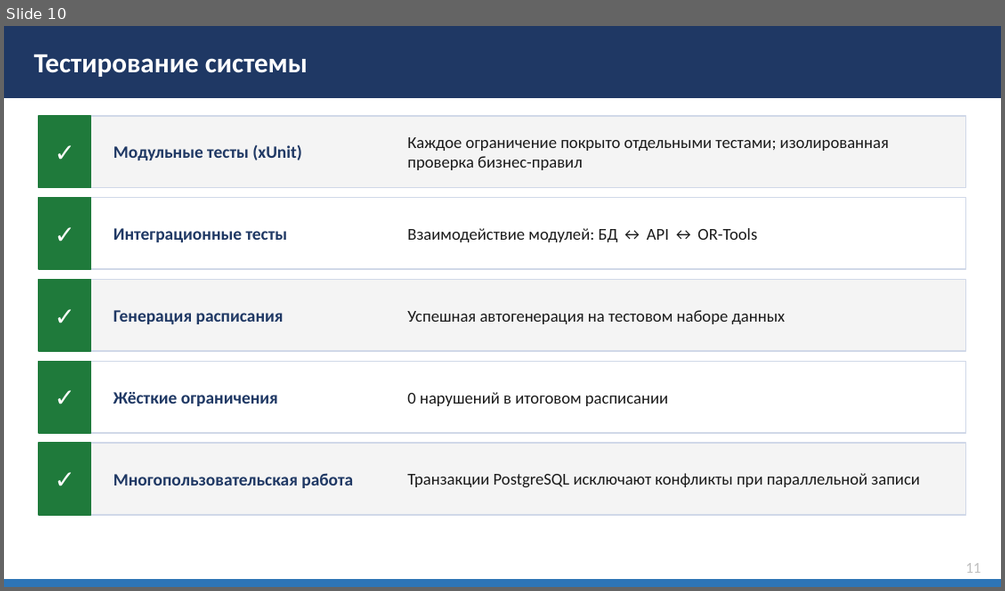
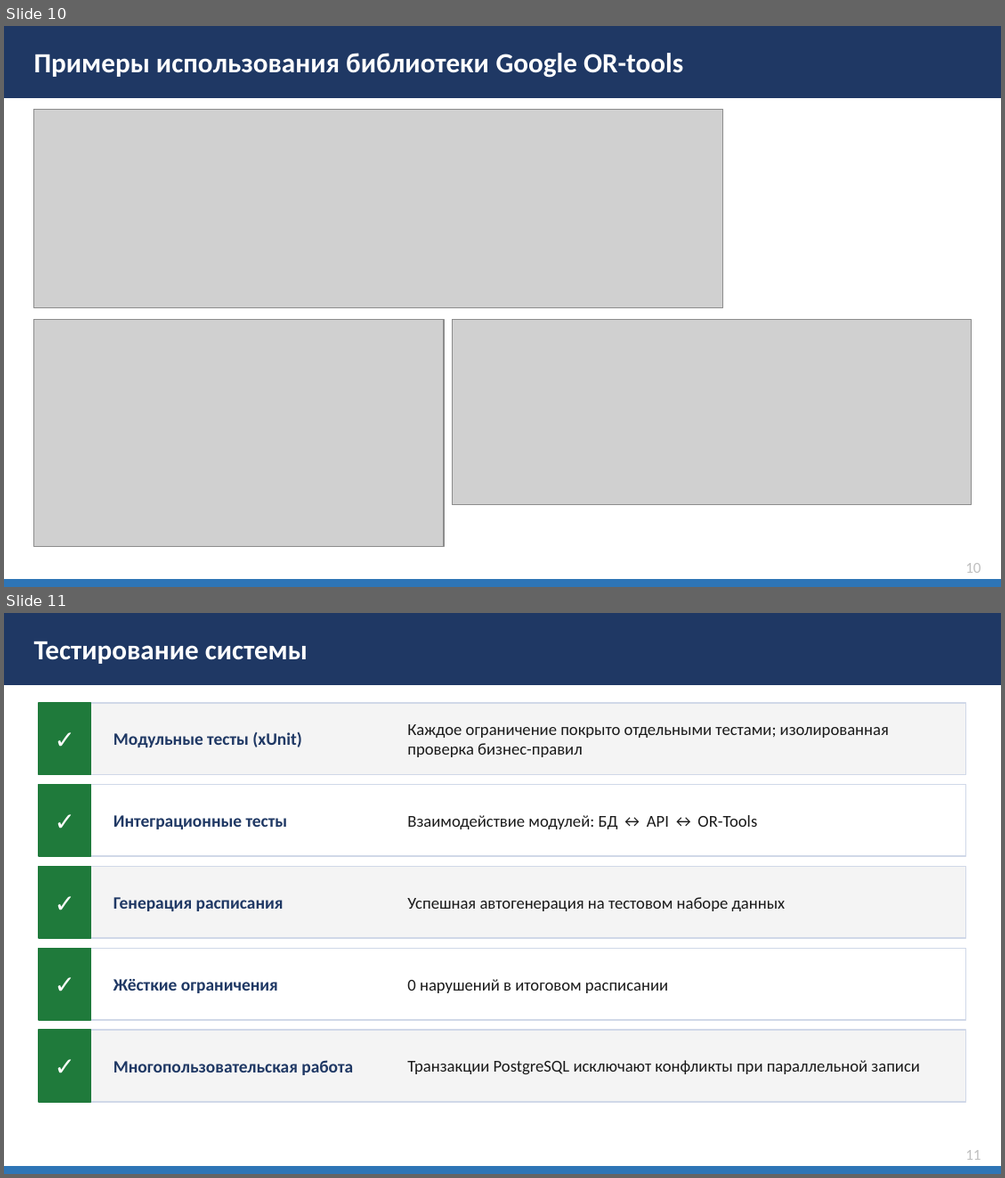
Before and after one commit to Dmitriy8570/Auto-Schedule-For-ASU, a slide deck: Docs/Bardakov_VKR_Final.pptx. Shown one above the other, each under a label of ours: slide 10 before the commit, slides 10 and 11 after it. The pictures are 1005x591 and 1005x1178 pixels, drawn with LibreOffice and Linux fonts; fonts in the diff are those of the drawing; grey boxes stand for pictures. Boxes give left, top, right and bottom in pixels: in the first picture for what was removed or moved away, otherwise in the second. Text is boxed around its words. In the diff, an @@ line names an element or a change of style, - is before the commit and + after.

```diff
--- a/Docs/Bardakov_VKR_Final.pptx
+++ b/Docs/Bardakov_VKR_Final.pptx
@@ slide 10 added at (4,26,1001,587), background #FFFFFF @@
@@ rectangle added at (4,26,1001,98), fill #1F3864, outline #1F3864 1 pt @@
@@ text added at (34,53,683,78), 20 pt, text #FFFFFF, bold @@
+Примеры использования библиотеки Google OR-tools
@@ picture added at (34,109,723,307) @@
@@ picture added at (34,319,444,547) @@
@@ picture added at (452,319,971,505) @@
@@ rectangle added at (4,580,1001,586), fill #2E75B6, outline #2E75B6 1 pt @@
@@ text added at (965,563,980,572), 11 pt, text #BFBFBF @@
+10
@@ what was slide 10 is now slide 11 @@
```
Also in this commit, not shown: 10 slides changed, 2 other slides added, 43 other files.
